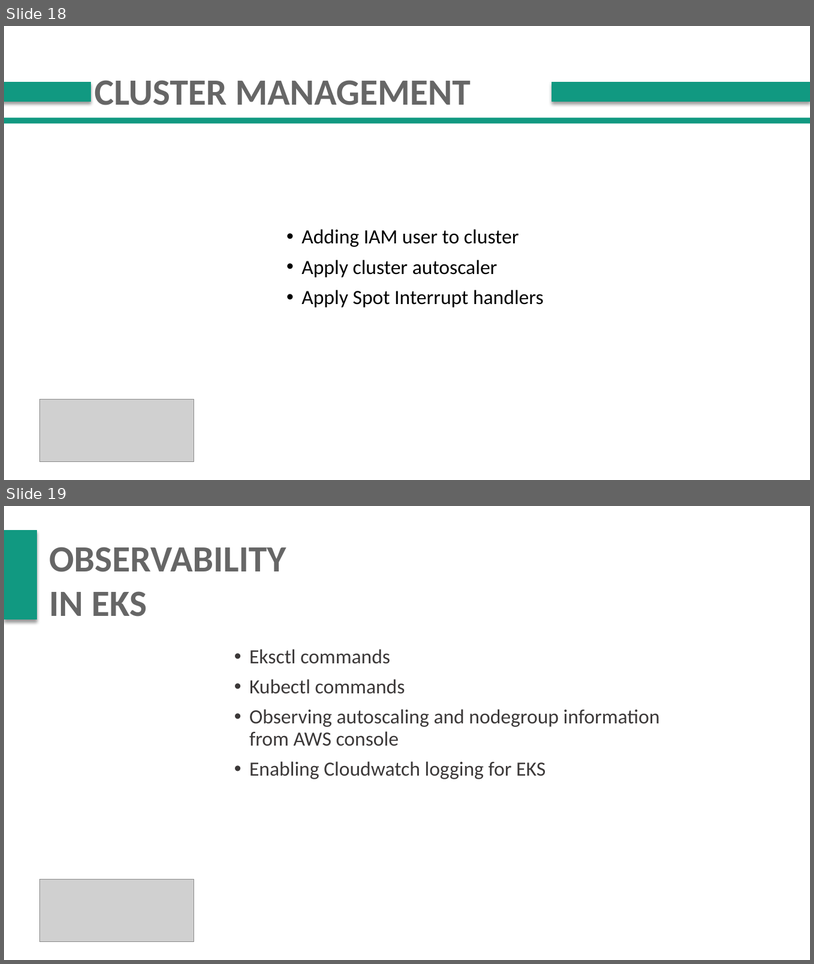
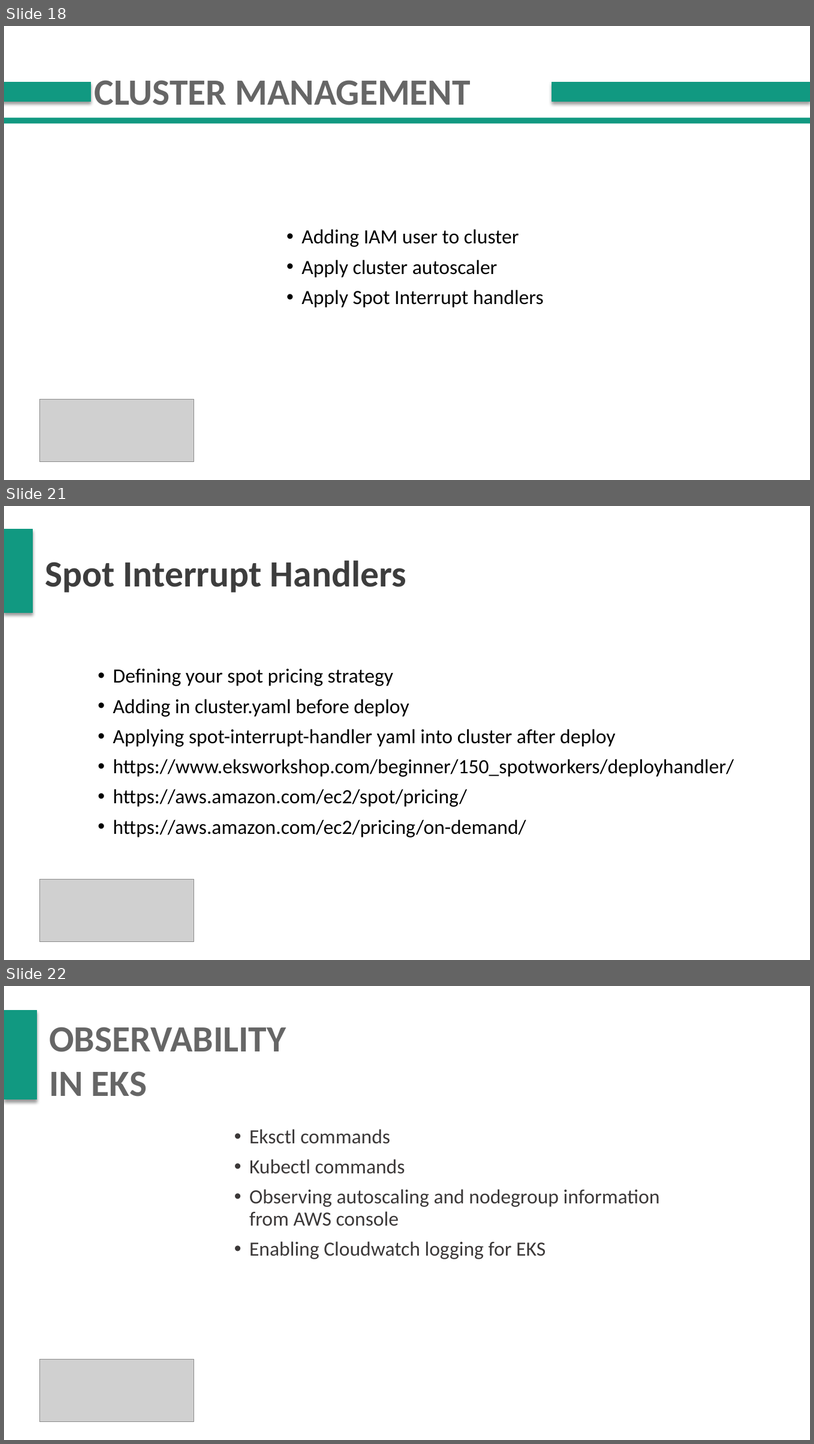
Before and after one commit to adfolks/webinars, a slide deck: eks/EKS_webinar_v1.0.pptx. Shown one above the other, each under a label of ours: slides 18 and 19 before the commit, slides 18, 21 and 22 after it; the slides between them are not shown. The pictures are 814x964 and 814x1444 pixels, drawn with LibreOffice and Linux fonts; fonts in the diff are those of the drawing; grey boxes stand for pictures. Boxes give left, top, right and bottom in pixels: in the first picture for what was removed or moved away, otherwise in the second. Text is boxed around its words. In the diff, an @@ line names an element or a change of style, - is before the commit and + after.

Commit message:
add autoscaler and spot interrupt handler info

```diff
--- a/eks/EKS_webinar_v1.0.pptx
+++ b/eks/EKS_webinar_v1.0.pptx
@@ slide 21 added at [4,506,810,960], background #FFFFFF @@
@@ freeform shape added at [4,529,32,613], fill #119981, outline #119981 0.75 pt @@
@@ text added at [45,560,407,592], 44 pt, text #3D3D3D, bold @@
+Spot Interrupt Handlers
@@ text added at [113,668,734,837], 24 pt, text #000000 @@
+• Defining your spot pricing strategy
+• Adding in cluster.yaml before deploy
+• Applying spot-interrupt-handler yaml into cluster after deploy
+• https://www.eksworkshop.com/beginner/150_spotworkers/deployhandler/
+• https://aws.amazon.com/ec2/spot/pricing/
+• https://aws.amazon.com/ec2/pricing/on-demand/
@@ picture added at [39,879,194,942] @@
@@ what was slide 19 is now slide 22 @@
```
Also in this commit, not shown: 1 slide changed, 2 other slides added, 2 other files.
